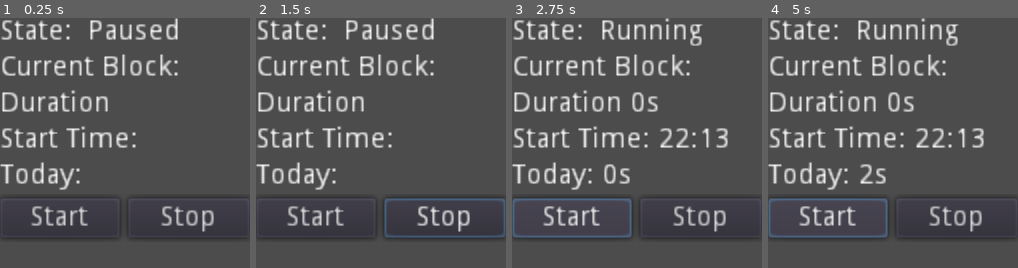
Above: before the commit, frames 1-4 (left to right).
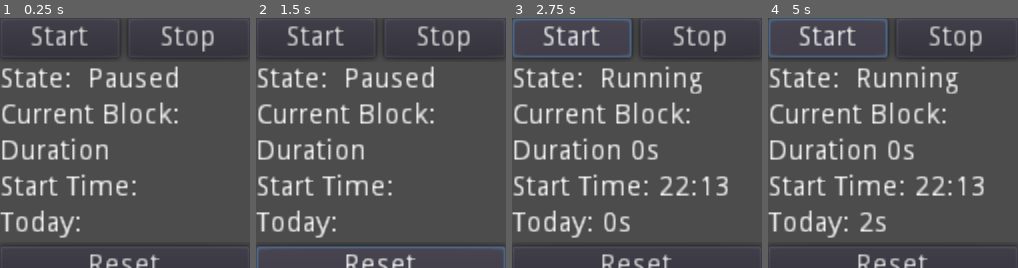
Above: after the commit, the same moments.

Repository: Reneator/Time-Tracker-Godot
Game: Godot game, scene res://Control.tscn
Two runs of this game, one before a commit and one after it. Both use one fixed random seed, a clock stepped at 60 frames per second and the inputs below.
Inputs (mouse positions are in pixels of both pictures, inside the frame that each line leads up to):
- Up to frame 1 (0.25 s): no input
- Up to frame 2 (1.5 s): click "Stop" at 0.5 s; click (381, 265) at 1.25 s, where only the run after the commit has a clickable "Reset"
- Up to frame 3 (2.75 s): click "Start" at 2 s
- Up to frame 4 (5 s): click "Start" at 2.75 s; click "Stop" at 3.5 s; click "Start" at 4.25 s

The runs differ from the first frame. In frame 1, 22% of the frame differs, in the area x 0-99%, y 0-100%; in frame 2, 24%; in frame 3, 27%; in frame 4, 27%.

Commit message:
Added Reset Button
- so i dont have to close and open the program again

Diff:
--- a/Control.gd
+++ b/Control.gd
@@ -63,14 +63,17 @@
 		return ""
 	return "%d:%d" % [date_time.get("hour"), date_time.get("minute")]
 
-
 func _on_Start_Button_pressed():
 	running = true
 	current_block_duration = 0
 	if not current_block_start_time:
 		current_block_start_time = OS.get_datetime()
 
-
-
 func _on_Stop_Button_pressed():
 	running = false
+
+func _on_Reset_Button_pressed():
+	current_block_duration = 0
+	current_block_start_time = null
+	current_day_duration = 0
+	running = false
--- a/Control.tscn
+++ b/Control.tscn
@@ -17,9 +17,33 @@
 current_block_start_time_label_path = NodePath("Current_Block/Current_Block/Label2")
 current_day_duration_label_path = NodePath("Daily_Duration/Label2")
 
+[node name="HBoxContainer" type="HBoxContainer" parent="."]
+margin_right = 137.0
+margin_bottom = 20.0
+__meta__ = {
+"_edit_use_anchors_": false
+}
+
+[node name="Start_Button" type="Button" parent="HBoxContainer"]
+margin_right = 66.0
+margin_bottom = 20.0
+size_flags_horizontal = 3
+text = "Start"
+__meta__ = {
+"_edit_use_anchors_": false
+}
+
+[node name="Stop_Button" type="Button" parent="HBoxContainer"]
+margin_left = 70.0
+margin_right = 137.0
+margin_bottom = 20.0
+size_flags_horizontal = 3
+text = "Stop"
+
 [node name="State" type="HBoxContainer" parent="."]
-margin_right = 125.0
-margin_bottom = 14.0
+margin_top = 24.0
+margin_right = 137.0
+margin_bottom = 38.0
 
 [node name="Label" type="Label" parent="State"]
 margin_right = 40.0
@@ -42,18 +66,18 @@
 }
 
 [node name="Current_Block" type="VBoxContainer" parent="."]
-margin_top = 18.0
-margin_right = 125.0
-margin_bottom = 68.0
+margin_top = 42.0
+margin_right = 137.0
+margin_bottom = 92.0
 
 [node name="Label" type="Label" parent="Current_Block"]
-margin_right = 125.0
+margin_right = 137.0
 margin_bottom = 14.0
 text = "Current Block:"
 
 [node name="Current_Duration" type="HBoxContainer" parent="Current_Block"]
 margin_top = 18.0
-margin_right = 125.0
+margin_right = 137.0
 margin_bottom = 32.0
 __meta__ = {
 "_edit_use_anchors_": false
@@ -71,7 +95,7 @@
 
 [node name="Current_Block" type="HBoxContainer" parent="Current_Block"]
 margin_top = 36.0
-margin_right = 125.0
+margin_right = 137.0
 margin_bottom = 50.0
 __meta__ = {
 "_edit_use_anchors_": false
@@ -88,9 +112,9 @@
 margin_bottom = 14.0
 
 [node name="Daily_Duration" type="HBoxContainer" parent="."]
-margin_top = 72.0
-margin_right = 125.0
-margin_bottom = 86.0
+margin_top = 96.0
+margin_right = 137.0
+margin_bottom = 110.0
 
 [node name="Label" type="Label" parent="Daily_Duration"]
 margin_right = 41.0
@@ -102,28 +126,12 @@
 margin_right = 45.0
 margin_bottom = 14.0
 
-[node name="HBoxContainer" type="HBoxContainer" parent="."]
-margin_top = 90.0
-margin_right = 125.0
-margin_bottom = 110.0
-__meta__ = {
-"_edit_use_anchors_": false
-}
-
-[node name="Start_Button" type="Button" parent="HBoxContainer"]
-margin_right = 60.0
-margin_bottom = 20.0
+[node name="Reset_Button" type="Button" parent="."]
+margin_top = 114.0
+margin_right = 137.0
+margin_bottom = 134.0
 size_flags_horizontal = 3
-text = "Start"
-__meta__ = {
-"_edit_use_anchors_": false
-}
-
-[node name="Stop_Button" type="Button" parent="HBoxContainer"]
-margin_left = 64.0
-margin_right = 125.0
-margin_bottom = 20.0
-size_flags_horizontal = 3
-text = "Stop"
+text = "Reset"
 [connection signal="pressed" from="HBoxContainer/Start_Button" to="." method="_on_Start_Button_pressed"]
 [connection signal="pressed" from="HBoxContainer/Stop_Button" to="." method="_on_Stop_Button_pressed"]
+[connection signal="pressed" from="Reset_Button" to="." method="_on_Reset_Button_pressed"]
